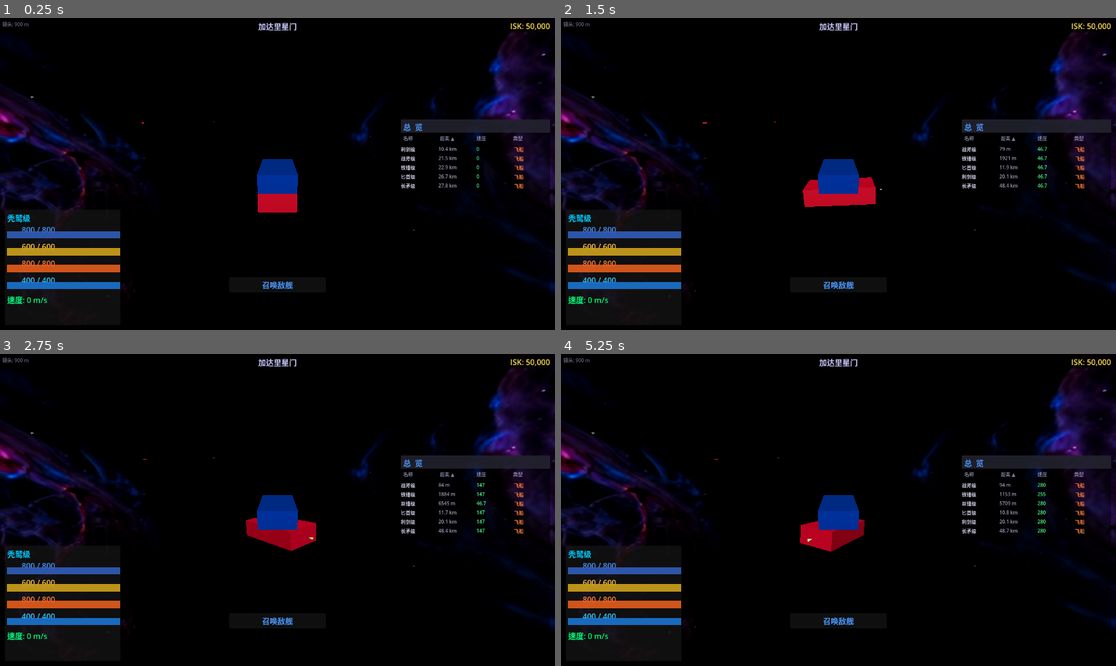
Above: before the commit, frames 1-4 (two rows, left to right).
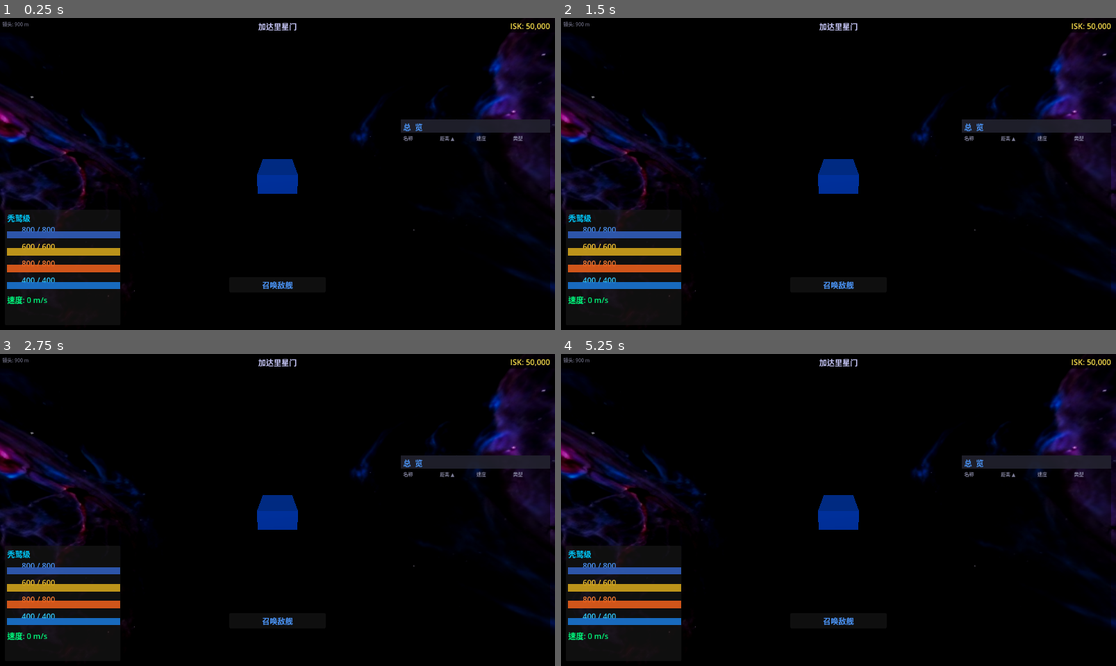
Above: after the commit, the same moments.

Repository: ZhanXuzhao/space-war
Game: Godot game, scene res://main.tscn
Two runs of this game, one before a commit and one after it. Both use one fixed random seed, a clock stepped at 60 frames per second and the inputs below. The engine's default icon, where the game draws it, is replaced by a stand-in: a white triangle on a blue panel in a dark square.
Inputs (mouse positions are in pixels of both pictures, inside the frame that each line leads up to):
- Up to frame 1 (0.25 s): no input
- Up to frame 2 (1.5 s): click "召唤敌舰" at 0.5 s; click "召唤敌舰" at 1.25 s
- Up to frame 3 (2.75 s): click "召唤敌舰" at 2 s
- Up to frame 4 (5.25 s): tap Enter at 2.75, 5 s; move the mouse to (960, 494) at 2.77 s; tap H at 2.85, 4.35 s; click (960, 494) at 2.92 s; tap Space at 3.5 s; drag from (727, 525) to (810, 572) at 3.52 s; move the mouse to (894, 441) at 4.27 s; click (894, 441) at 4.42 s; drag from (810, 572) to (672, 463) at 5.02 s

The runs differ from the first frame. In frame 1, 0.9% of the frame differs, in the area x 25-95%, y 33-63%; in frame 2, 1.2%; in frame 3, 1.3%, in the area x 25-95%, y 33-64%; in frame 4, 1.3%.

Commit message:
删除自动生成敌人的逻辑；

Diff:
--- a/main.tscn
+++ b/main.tscn
@@ -41,8 +41,8 @@
 script = ExtResource("4")
 spawn_interval_min = 10.0
 spawn_interval_max = 30.0
-spawn_distance_min = 5000.0
-spawn_distance_max = 15000.0
+spawn_distance_min = 3000.0
+spawn_distance_max = 10000.0
 max_enemies = 8
 enable_warp_effect = true
 npc_scene = ExtResource("5")
--- a/scenes/world/StarSystem.tscn
+++ b/scenes/world/StarSystem.tscn
@@ -10,7 +10,7 @@
 system_name = "加达里星域"
 system_security = 0.8
 asteroid_count = 0
-npc_count = 5
+npc_count = 0
 station_count = 0
 system_radius = 50000.0
 asteroid_scene = ExtResource("2")
--- a/scripts/world/EnemySpawner.gd
+++ b/scripts/world/EnemySpawner.gd
@@ -6,10 +6,8 @@
 
 signal enemy_spawned(enemy: Ship)
 
-@export var spawn_interval_min: float = 15.0   # 最短生成间隔（秒）
-@export var spawn_interval_max: float = 45.0   # 最长生成间隔（秒）
-@export var spawn_distance_min: float = 5000.0  # 最小生成距离（距玩家）
-@export var spawn_distance_max: float = 15000.0 # 最大生成距离（距玩家）
+@export var spawn_distance_min: float = 3000.0  # 最小生成距离（距玩家）
+@export var spawn_distance_max: float = 10000.0 # 最大生成距离（距玩家）
 @export var max_enemies: int = 8               # 最大同时存在敌人数
 @export var wave_size: int = 3                 # 每波召唤数量
 @export var npc_scene: PackedScene             # NPC飞船场景
@@ -17,11 +15,6 @@
 
 var player_ship: Ship = null
 var current_enemies: Array[Ship] = []
-var spawn_timer: float = 0.0
-
-## 随机飞船名字 (由 Ship.gd 自动生成)
-var next_spawn_time: float = 0.0
-var is_active: bool = false
 
 func _ready() -> void:
 	# 等待一帧确保场景完全加载
@@ -33,19 +26,9 @@
 		await get_tree().create_timer(0.5).timeout
 		_find_player()
 
-	# 自动启动
+	# 不自动启动生成，仅保留手动召唤功能
 	if npc_scene:
-		start()
-		print("EnemySpawner: 已启动，玩家=", player_ship, " 场景=", npc_scene.resource_path)
-
-	# 开局立即生成第一波（等找到玩家后）
-	if player_ship:
-		_spawn_initial_wave()
-	else:
-		# 玩家还没找到，延迟后再生成
-		await get_tree().create_timer(1.0).timeout
-		if player_ship and is_active:
-			_spawn_initial_wave()
+		print("EnemySpawner: 就绪（手动召唤模式），场景=", npc_scene.resource_path)
 
 func _find_player() -> void:
 	var ships = get_tree().get_nodes_in_group("player_ship")
@@ -54,34 +37,12 @@
 	if not player_ship:
 		player_ship = get_node_or_null("/root/SpaceWar/PlayerShip") as Ship
 
-func start() -> void:
-	is_active = true
-	set_process(true)
-
-func stop() -> void:
-	is_active = false
-	set_process(false)
-
-func _process(delta: float) -> void:
-	if not is_active:
-		return
-
-	# 如果还没找到玩家飞船，持续尝试
+func _process(_delta: float) -> void:
+	# 仅用于持续查找玩家（手动召唤时需要玩家位置）
 	if not player_ship or not is_instance_valid(player_ship):
 		_find_player()
-		return
-
-	if not player_ship.is_alive:
-		return
-
 	# 清理已销毁的敌人
 	_cleanup_destroyed()
-
-	spawn_timer += delta
-	if spawn_timer >= next_spawn_time:
-		spawn_timer = 0.0
-		next_spawn_time = randf_range(spawn_interval_min, spawn_interval_max)
-		_try_spawn_enemy()
 
 func _cleanup_destroyed() -> void:
 	current_enemies = current_enemies.filter(func(e): return is_instance_valid(e) and e.is_alive)
@@ -145,11 +106,6 @@
 	tween.parallel().tween_property(warp_marker.mesh, "material:albedo_color:a", 0.0, 0.8)
 	tween.tween_callback(warp_marker.queue_free)
 
-## 开局立即生成一波敌人
-func _spawn_initial_wave() -> void:
-	print("EnemySpawner: 开局生成第一波敌舰")
-	next_spawn_time = 1.0  # 第一波后快速进入正常循环
-
 ## 手动召唤一波敌人（由按钮触发）
 func spawn_wave(count: int = -1) -> void:
 	if count < 0:
--- a/scripts/world/StarSystem.gd
+++ b/scripts/world/StarSystem.gd
@@ -37,14 +37,13 @@
 			var angle = randf() * 2.0 * PI
 			var radius = randf_range(2000.0, system_radius * 0.8)
 			var height = randf_range(-1000.0, 1000.0)
-			var pos = Vector3(
+			asteroid.global_position = Vector3(
 				cos(angle) * radius,
 				height,
 				sin(angle) * radius
 			)
 
 			add_child(asteroid)
-			asteroid.global_position = pos  # 先 add_child，再设位置，避免 !is_inside_tree 警告
 
 func _generate_npcs() -> void:
 	if not npc_scene:
@@ -55,13 +54,12 @@
 		if npc:
 			var angle = randf() * 2.0 * PI
 			var radius = randf_range(5000.0, system_radius * 0.6)
-			var pos = Vector3(
+			npc.global_position = Vector3(
 				cos(angle) * radius,
 				randf_range(-200.0, 200.0),
 				sin(angle) * radius
 			)
 			add_child(npc)
-			npc.global_position = pos
 
 func _generate_stations() -> void:
 	if not station_scene:
@@ -72,14 +70,13 @@
 		if station:
 			var angle = randf() * 2.0 * PI
 			var radius = randf_range(3000.0, 5000.0)
-			var pos = Vector3(
+			station.station_name = system_name + " - 空间站 " + str(i + 1)
+			station.global_position = Vector3(
 				cos(angle) * radius,
 				0,
 				sin(angle) * radius
 			)
-			station.station_name = system_name + " - 空间站 " + str(i + 1)
 			add_child(station)
-			station.global_position = pos
 
 ## 获取安全等级描述
 func get_security_text() -> String:
